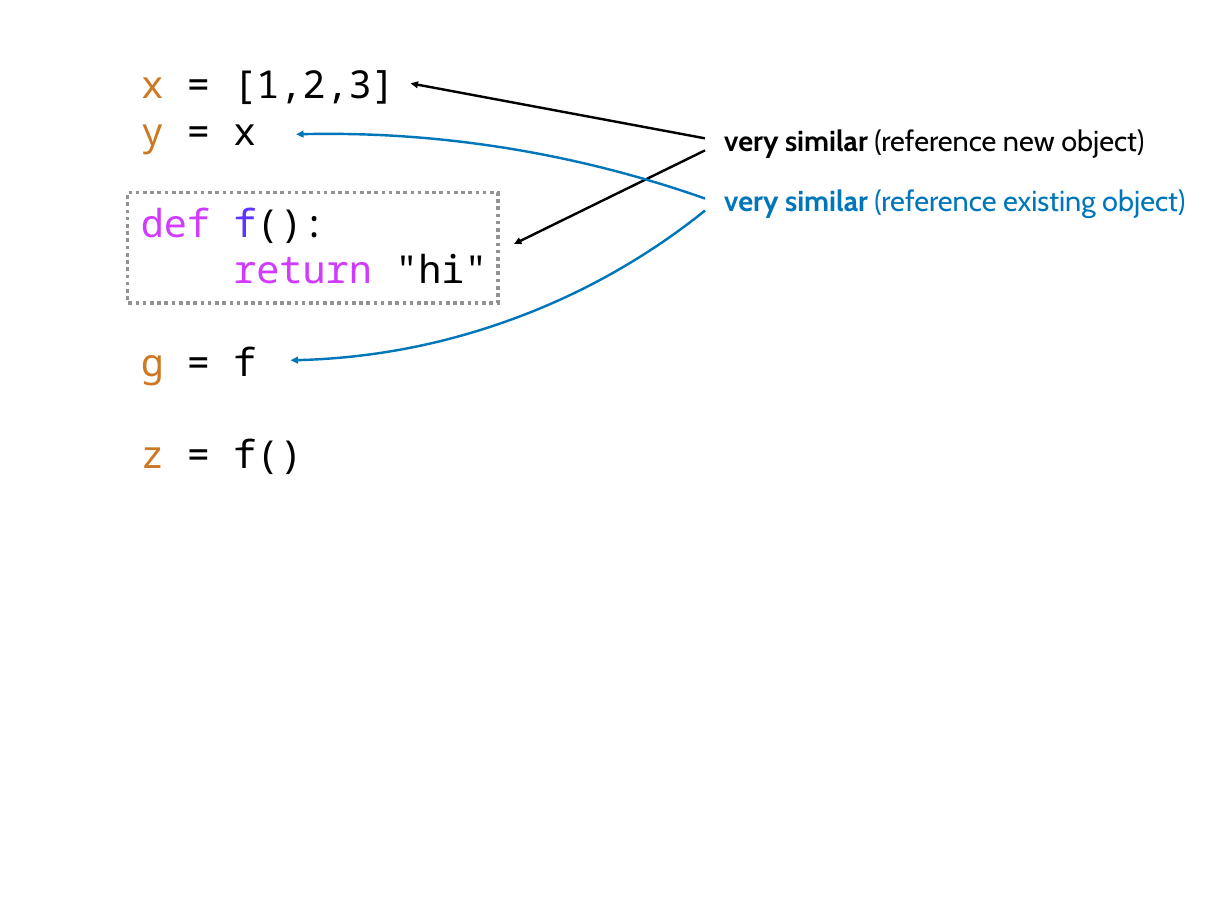
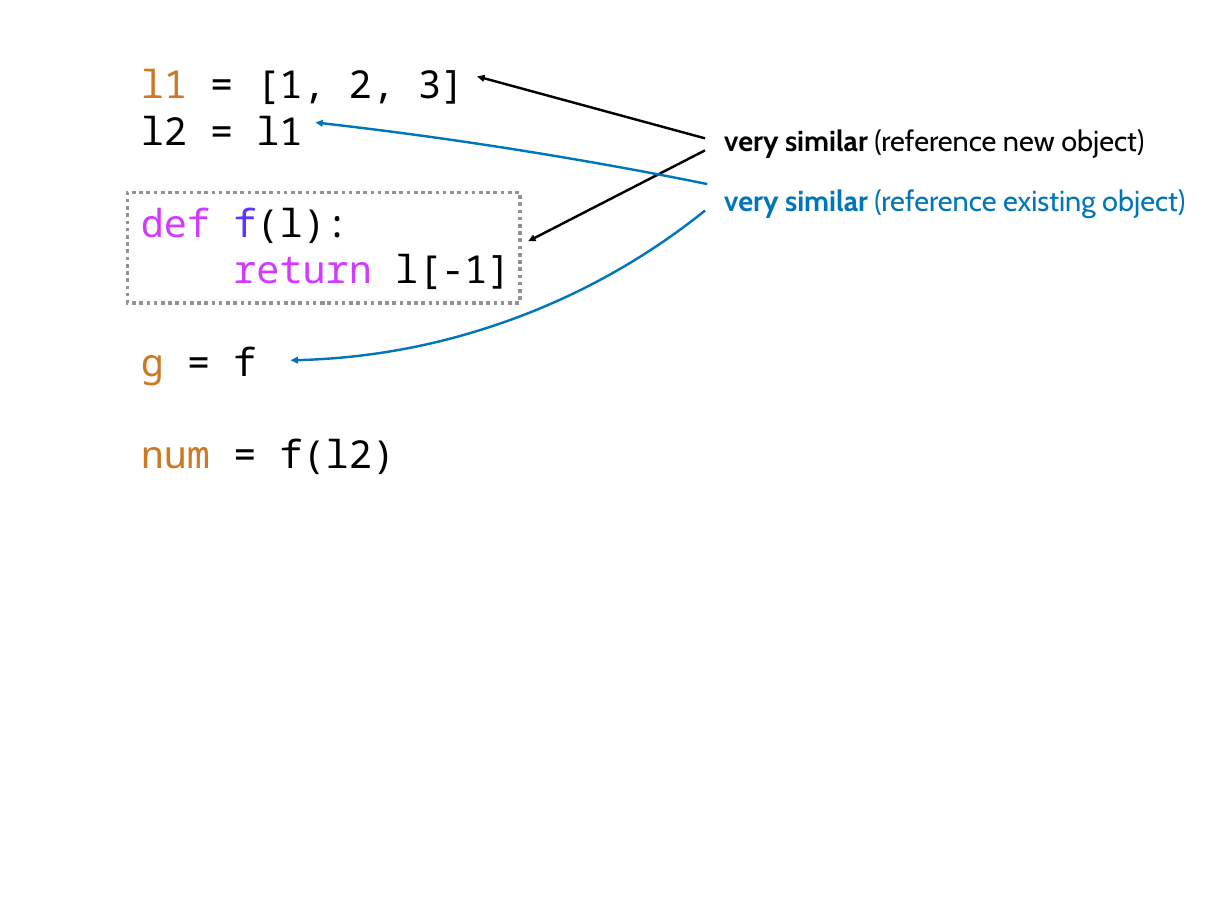
Before and after one commit to tylerharter/caraza-harter-com, a slide deck: slide 18 of tyler/meena/cs220/f21/materials/lec_24_F21.pptx. Drawn at 1232x924 pixels with LibreOffice and Linux fonts; fonts in the diff are those of the drawing. Boxes give left, top, right and bottom in pixels: in the first picture for what was removed or moved away, otherwise in the second. Text is boxed around its words. In the diff, an @@ line names an element or a change of style, - is before the commit and + after.

```diff
--- a/tyler/meena/cs220/f21/materials/lec_24_F21.pptx
+++ b/tyler/meena/cs220/f21/materials/lec_24_F21.pptx
@@ text at box(141, 68, 511, 289): text changed @@
-x = [1,2,3]
-y = x
-def f():
-return "hi"
+l1 = [1, 2, 3]
+l2 = l1
+def f(l):
+return l[-1]
@@ arrow moved from (705, 139) - (411, 83) to (705, 139) - (477, 76) @@
@@ freeform shape: place and size @@
-freeform shape at box(296, 115, 709, 198)
+freeform shape at box(316, 118, 708, 184)
@@ arrow moved from (705, 151) - (514, 244) to (705, 151) - (528, 241) @@
@@ rectangle: place and size @@
-rectangle at box(127, 192, 498, 302)
+rectangle at box(127, 192, 520, 302)
@@ text at box(141, 438, 395, 474): text changed @@
-z = f()
+num = f(l2)
```
Also in this commit, not shown: 16 other slides changed, 8 other files.
